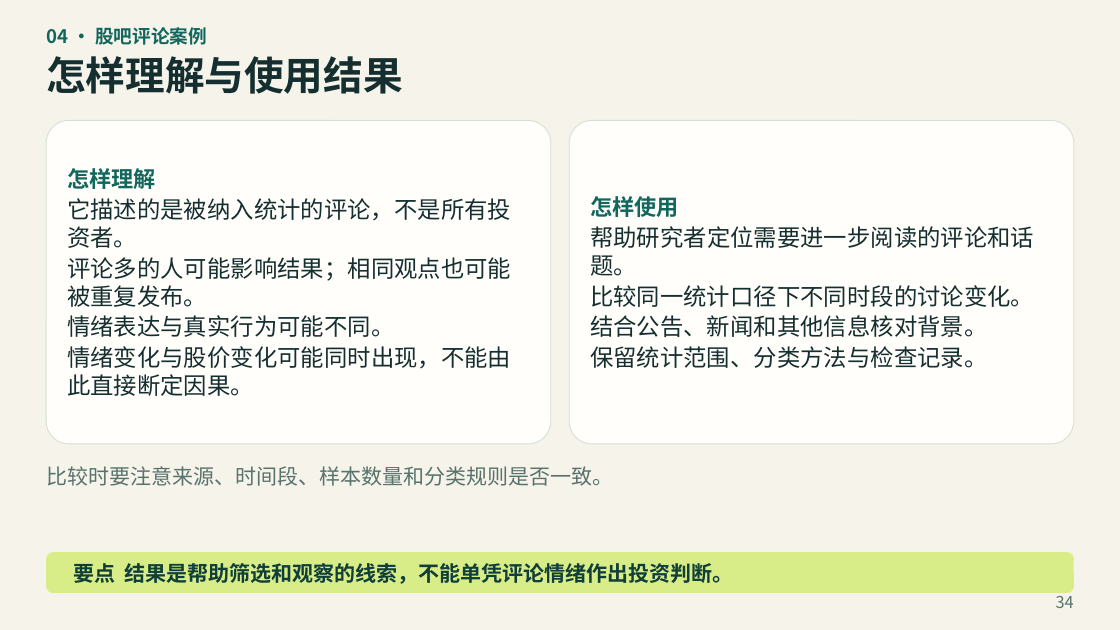
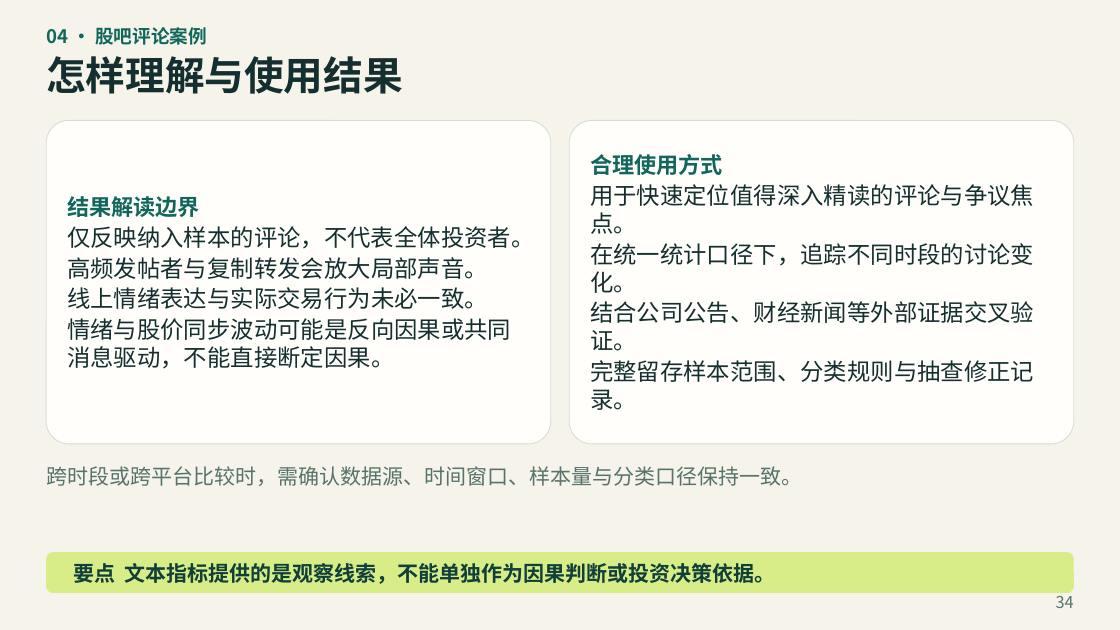
Before and after one commit to jefeerzhang/jefeerzhang.github.io, a slide deck: slide 34 of courses/big-data-finance/text-analysis/文本分析教学PPT.pptx. Drawn at 1120x630 pixels with LibreOffice and Linux fonts; fonts in the diff are those of the drawing. Boxes give left, top, right and bottom in pixels: in the first picture for what was removed or moved away, otherwise in the second. Text is boxed around its words. In the diff, an @@ line names an element or a change of style, - is before the commit and + after.

Commit message:
fix(文本分析): 修正课件概念与互动演示
纠正主题模型、词频和金融文献的表述，修复互动页关键词按钮，并同步课件 PDF 与 PPTX。

```diff
--- a/courses/big-data-finance/text-analysis/文本分析教学PPT.pptx
+++ b/courses/big-data-finance/text-analysis/文本分析教学PPT.pptx
@@ text in rounded rectangle at (x1=590, y1=154, x2=1034, y2=410): text changed @@
-怎样使用
-帮助研究者定位需要进一步阅读的评论和话题。
-比较同一统计口径下不同时段的讨论变化。
-结合公告、新闻和其他信息核对背景。
-保留统计范围、分类方法与检查记录。
+合理使用方式
+用于快速定位值得深入精读的评论与争议焦点。
+在统一统计口径下，追踪不同时段的讨论变化。
+结合公司公告、财经新闻等外部证据交叉验证。
+完整留存样本范围、分类规则与抽查修正记录。
@@ text in rounded rectangle at (x1=67, y1=196, x2=535, y2=369): text changed @@
-怎样理解
-它描述的是被纳入统计的评论，不是所有投资者。
-评论多的人可能影响结果；相同观点也可能被重复发布。
-情绪表达与真实行为可能不同。
-情绪变化与股价变化可能同时出现，不能由此直接断定因果。
+结果解读边界
+仅反映纳入样本的评论，不代表全体投资者。
+高频发帖者与复制转发会放大局部声音。
+线上情绪表达与实际交易行为未必一致。
+情绪与股价同步波动可能是反向因果或共同消息驱动，不能直接断定因果。
@@ text at (x1=46, y1=466, x2=802, y2=486): text changed @@
-比较时要注意来源、时间段、样本数量和分类规则是否一致。
+跨时段或跨平台比较时，需确认数据源、时间窗口、样本量与分类口径保持一致。
@@ text in rounded rectangle at (x1=73, y1=563, x2=776, y2=584): text changed @@
-要点 结果是帮助筛选和观察的线索，不能单凭评论情绪作出投资判断。
+要点 文本指标提供的是观察线索，不能单独作为因果判断或投资决策依据。
```
Also in this commit, not shown: 40 other slides changed, 3 other files.
